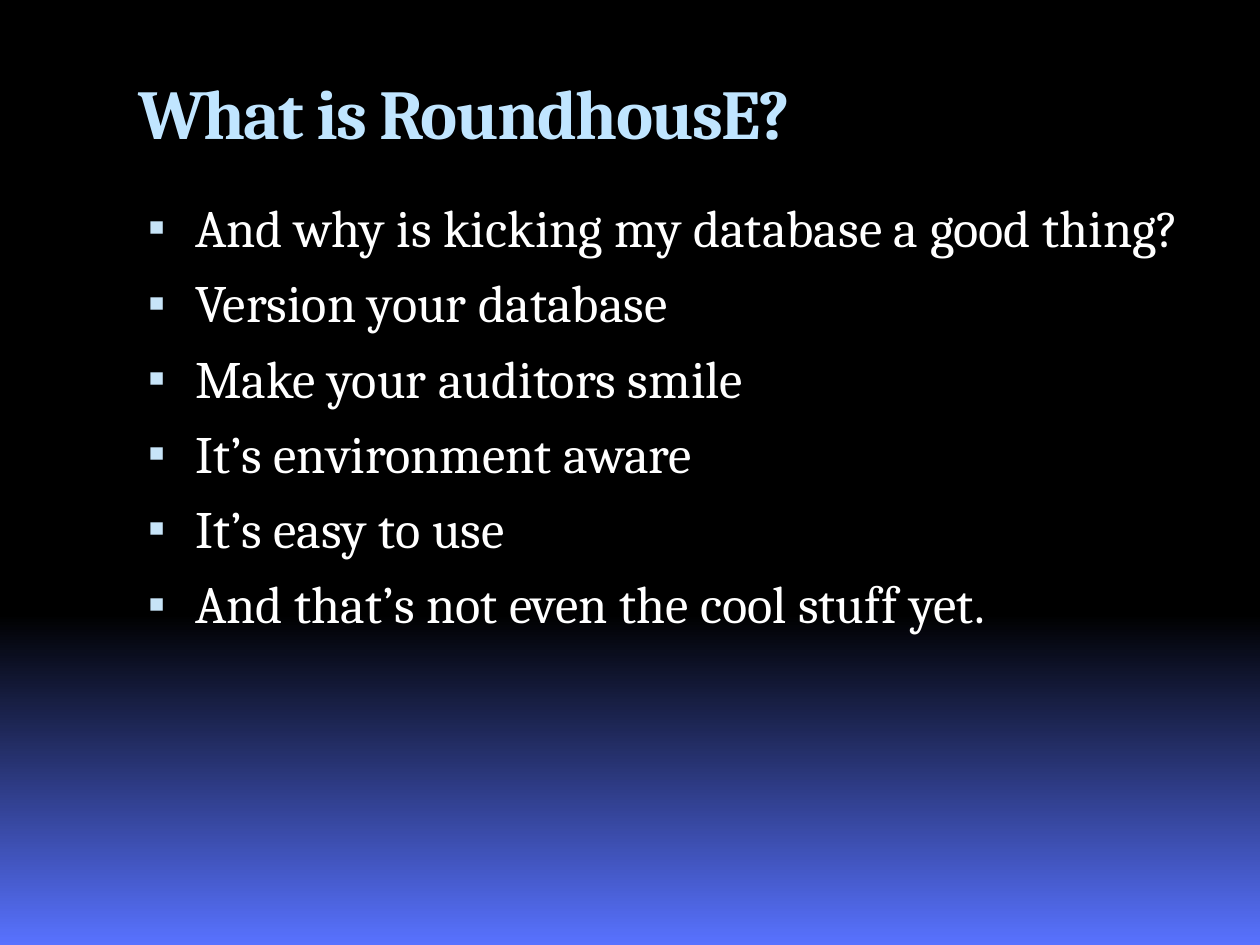
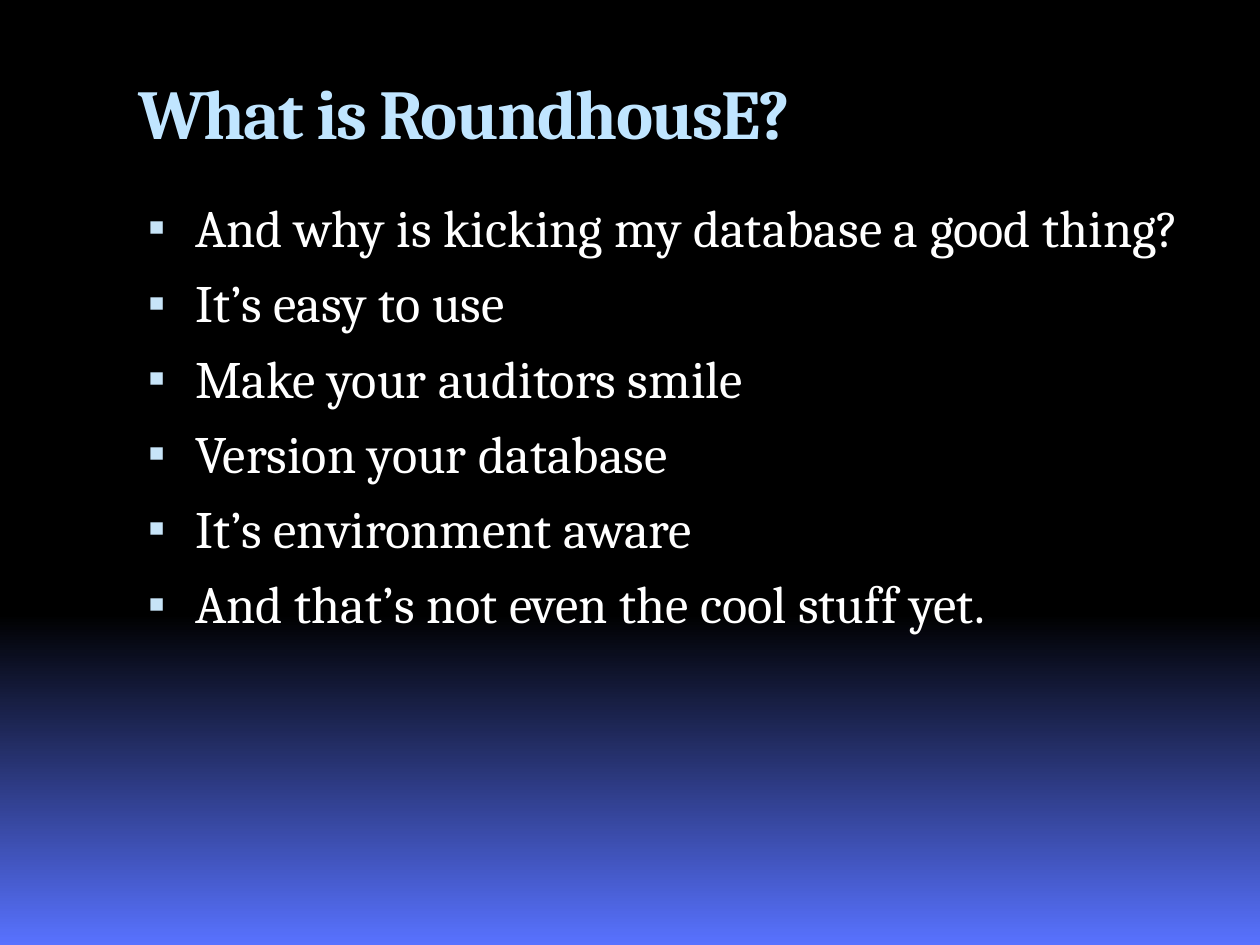
Before and after one commit to google-code-export/roundhouse, a slide deck: slide 7 of branches/nhibernate/docs/RoundhousEPresentation.pptx. Drawn at 1260x945 pixels with LibreOffice and Linux fonts; fonts in the diff are those of the drawing; background and template pictures are left out. Boxes give left, top, right and bottom in pixels: in the first picture for what was removed or moved away, otherwise in the second. Text is boxed around its words. In the diff, an @@ line names an element or a change of style, - is before the commit and + after.

Commit message:
updating the presentation

```diff
--- a/branches/nhibernate/docs/RoundhousEPresentation.pptx
+++ b/branches/nhibernate/docs/RoundhousEPresentation.pptx
@@ text at (x1=195, y1=286, x2=743, y2=409): paragraphs added @@
+▪ It’s easy to use
+▪ Make your auditors smile
@@ text at (x1=195, y1=512, x2=504, y2=560): paragraph removed @@
-▪ It’s easy to use
```
Also in this commit, not shown: 2 other slides changed, 4 slides added, 1 slide removed.
